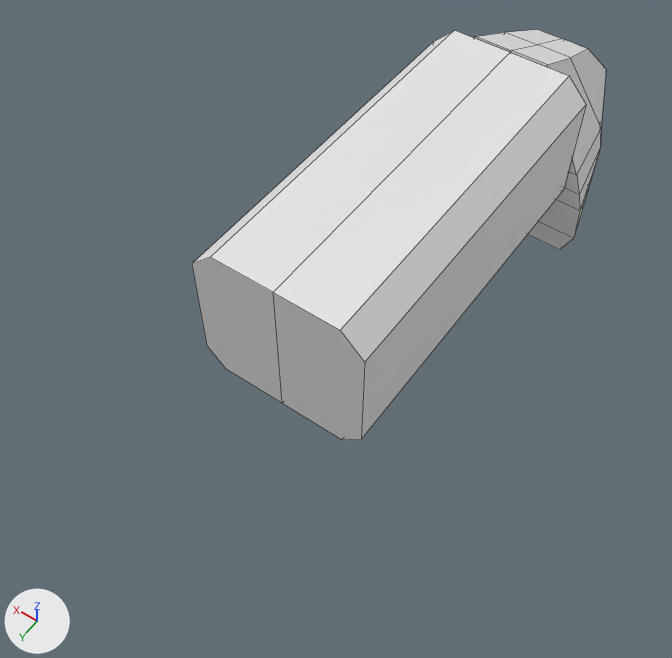
Renders of the Blender file animation-production.blend from each side of a commit.
Camera for both pictures: a 50 mm camera at (-9.5, 15.4, 25.2) aimed at (0.4, 1.5, 3.5). The lights are fixed; the arrows at lower left show +X, +Y and +Z. Mesh edges are drawn as thin lines.

Names of what the first picture shows: 'Cargo Container', 'Ship Main'.
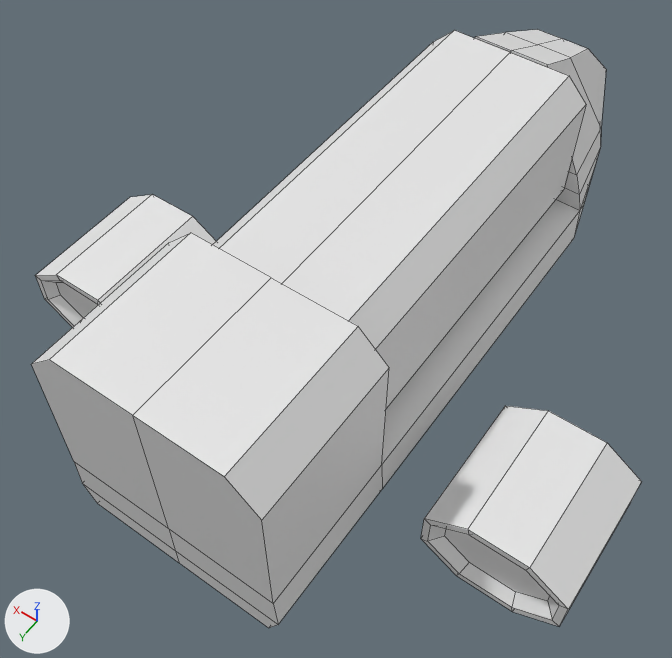
Commit message: 5. blocking the engines

Patch to the scene script:
```diff
--- a/animation-production.blend.py
+++ b/animation-production.blend.py
@@ me_cube_003 @@
 # used by ob_ship_main; location = (0.0, -7.92, 6.0)
-me_cube_003.from_pydata(...)  # 32 vertices, 24 faces; spans x 0.0..3.4, y -4.54..1.0, z -4.37..2.43
+me_cube_003.from_pydata(...)  # 48 vertices, 36 faces; spans x 0.0..3.4, y -4.54..17.22, z -4.37..2.93
+# me_cube_003 part 1
+# 1 vertex is removed from x 0.0, y 1.0, z -3.58
+# 2 faces are deleted
+# 12 vertices are added at x 0.0..3.4, y 12.58..17.22, z -4.37..2.93
+# 5 new vertices lie (0.0, 11.58, 0.0) away from vertices in x 0.0..3.4, y 1.0, z -4.37..-2.32
+# 14 new faces join them
@@ me_cube @@
+me_cube.from_pydata(...)  # 48 vertices, 42 faces; spans x 5.05..9.11, y 1.07..5.28, z 1.61..4.36
@@ ob_cube @@
+ob_cube = bpy.data.objects.new('Cube', me_cube)
+ob_cube.location = (0.0, 0.0, 0.0)
+_m = ob_cube.modifiers.new('Mirror', 'MIRROR')
```

Boxes [x1, y1, x2, y2] around the edits, measured in the pictures (672 x 658 px):
'Ship Main', reshaped: before [475, 29, 606, 250]; after [31, 29, 606, 628]
'Cube', added: after [35, 194, 642, 626]
part 1 of me_cube_003, built on: before [528, 205, 580, 250]; after [31, 205, 580, 628]
